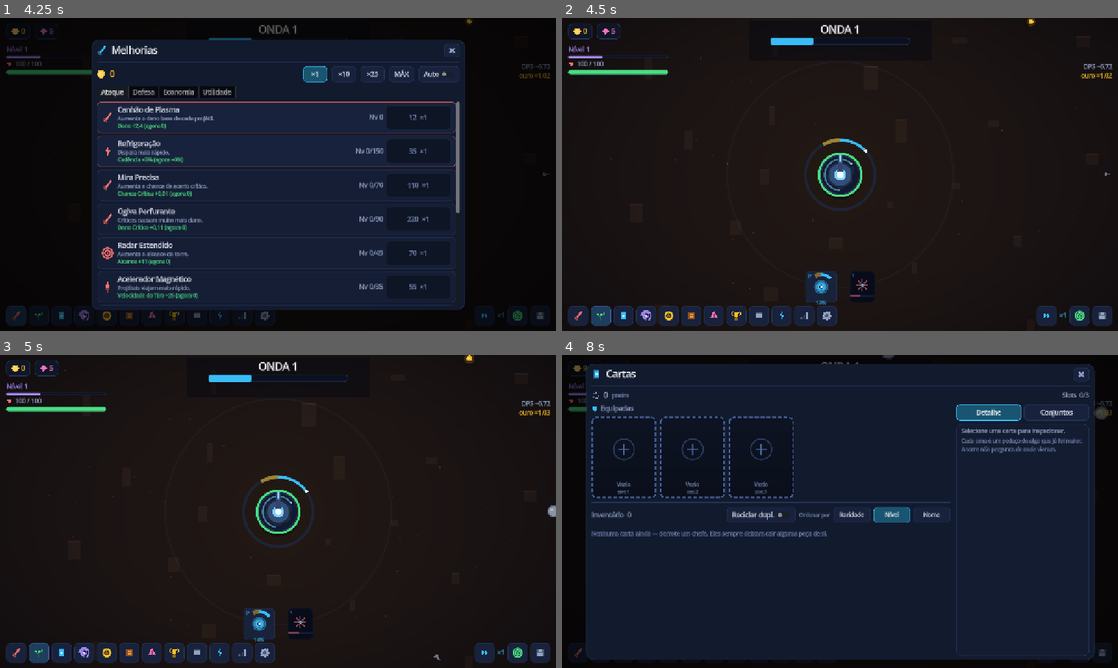
Above: before the commit, frames 1-4 (two rows, left to right).
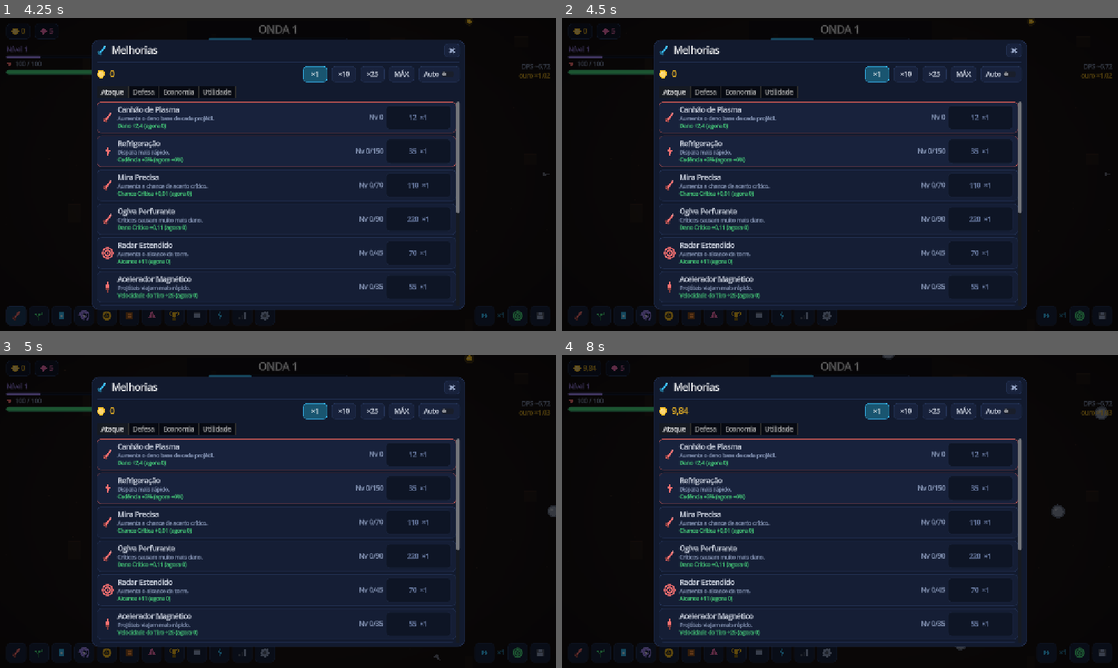
Above: after the commit, the same moments.

Repository: joabcostamd/joabcostamd
Game: Godot game, scene res://scenes/main.tscn
Two runs of this game, one before a commit and one after it. Both use one fixed random seed, a clock stepped at 60 frames per second and the inputs below.
Inputs (mouse positions are in pixels of both pictures, inside the frame that each line leads up to):
- Up to frame 1 (4.25 s): click (517, 315) at 0.5 s; click "COMEÇAR" at 1.25 s; click (261, 287) at 2 s; click "1" at 2.75 s; click (16, 315) at 3.52 s
- Up to frame 2 (4.5 s): click (600, 315) at 4.27 s
- Up to frame 3 (5 s): no input
- Up to frame 4 (8 s): click (623, 652) at 5.02 s; click (890, 514) at 5.75 s, where only the run before the commit has a clickable "Nível"; click (645, 652) at 6.52 s; click (667, 652) at 7.27 s

Frame 1 is identical in both runs. In frame 2, 54% of the frame differs, in the area x 1-99%, y 0-99%; in frame 3, 54%, in the area x 1-100%, y 0-99%; in frame 4, 37%.

Commit message:
fix: 82 dicas escritas no vazio, o grafico que lia um array que ninguem escrevia, e mais tres promessas mudas
Cinco achados de gravidade media da segunda volta da auditoria, todos do mesmo
tipo: a coisa esta escrita, aparece na tela, e o codigo nunca a le.

1. Toda dica posta em rotulo estava morta (82 delas)
   `tooltip_text` num no que nao recebe mouse e decoracao: a dica nunca abre. O
   padrao do Label no Godot e `MOUSE_FILTER_IGNORE`, `UI.rotulo` devolve Label,
   e as caixas do HUD e dos paineis sao IGNORE de proposito para nao roubar
   clique do campo — entao ancestral tambem engolia o evento. Entre as mortas
   estavam as duas UNICAS explicacoes de numero do HUD (multiplicador de ouro e
   adaptacao). Agora `UI.rotulo` devolve PASS, e uma varredura roda quando o
   HUD e cada painel terminam de montar, subindo de cada no com dica ate a raiz
   e trocando IGNORE por PASS. PASS, e nao STOP: o no passa a receber o evento
   sem tirar de quem esta atras. Quem nao tem dica nao e tocado.

2. O grafico do painel Estatisticas lia um array que nada escrevia
   `stats.historico` era declarado no estado e lido pelo painel, e nenhum
   arquivo do projeto dava append nele: o grafico dizia "sem amostras" para
   sempre. Agora o jogo amostra {tempo, onda} a cada 15 s e, ao encher 400
   pontos, joga fora um ponto sim outro nao — a curva cobre a run inteira sem o
   array crescer para sempre dentro do save.

3. Desligar "Flashes" nao desligava as vinhetas de perigo
   A opcao se chama, literalmente, "Claroes e vinhetas de perigo". So o clarao
   do Juice a consultava: a vinheta vermelha pulsante cobria a tela inteira e o
   banner de chefe/prestigio piscava por cima, os dois sem perguntar nada. E
   com movimento reduzido a vinheta continua avisando, so que parada — quem
   liga a opcao nao pode perder a informacao junto com a animacao.

4. Os tres eventos "unicos" voltavam depois de 60 eventos
   A memoria de "ja vi" era o historico rolante, cortado em 60. Os tres eventos
   marcados `unico` sao os beats de lore da torre, e como sao os de maior peso
   do arquivo, voltavam ao sorteio logo depois de sair da janela. Agora tem
   lista propria, imune ao corte — com leitura do historico antigo para o save
   de quem ja jogou nao esquecer o que viu.

5. Ligar o Modo Infinito desligava os eventos aleatorios
   O intervalo entre ondas ia a zero, e o estado "intervalo" — que o sorteio de
   eventos exige — durava exatamente um tique de fisica. O ultimo no do Eter
   apagava os eventos do jogo inteiro sem dizer nada. O respiro agora e curto
   (0,35 s), nao inexistente.

Testes: 299 -> 311.

Co-Authored-By: Claude Opus 5 <noreply@anthropic.com>
Claude-Session: https://claude.ai/code/session_01KjywRohvpoYfEskZwwMkww

Diff:
--- a/torre-eterna/scripts/render/view_flash.gd
+++ b/torre-eterna/scripts/render/view_flash.gd
@@ -71,12 +71,24 @@
 		campo.juice.desenhar_flash(self, tam)
 	if jogo == null or not jogo.iniciado:
 		return
+	# A opção se chama, literalmente, "Clarões e vinhetas de perigo" — mas só o
+	# clarão do Juice a consultava. A vinheta pulsante de perigo cobria a tela
+	# inteira e o banner de chefe/prestígio piscava por cima, os dois sem
+	# perguntar nada a ninguém: desligar "Flashes" não desligava nem um nem
+	# outro. Agora os três obedecem à mesma chave.
+	var pode_piscar := bool(Cfg.get_v("flashes", true))
+	if not pode_piscar:
+		return
 	_desenhar_banner(tam)
 	# vinheta vermelha quando a torre está em perigo
 	var torre: Dictionary = jogo.s["torre"]
 	var frac := Big.frac(torre["vida"], torre["vida_max"])
 	if frac < 0.35 and bool(torre["viva"]):
-		var forca := (1.0 - frac / 0.35) * (0.28 + sin(t * 5.0) * 0.08)
+		# Com movimento reduzido a vinheta continua avisando do perigo, só que
+		# parada: quem liga a opção não pode perder a informação junto com a
+		# animação. Sem o seno, dois quadros seguidos saem idênticos.
+		var pulso := sin(t * 5.0) * 0.08 if not bool(Cfg.get_v("movimento_reduzido", false)) else 0.0
+		var forca := (1.0 - frac / 0.35) * (0.28 + pulso)
 		var passos := 6
 		for i in passos:
 			var f := float(i) / float(passos)
--- a/torre-eterna/scripts/sim/events_sim.gd
+++ b/torre-eterna/scripts/sim/events_sim.gd
@@ -113,10 +113,18 @@
 	var s: Dictionary = j.s
 	var ev := estado(s)
 	var hist: Array = ev["historico"]
+	# Memória dos `unico`: lista própria, imune ao corte do histórico.
 	var ja_vistos := {}
+	for visto in ev.get("unicos_vistos", []):
+		ja_vistos[str(visto)] = true
+	# Retrocompatibilidade com save antigo, que só tinha o histórico: o que
+	# estiver lá e for `unico` continua contando como visto.
 	for item in hist:
 		var h: Dictionary = item
-		ja_vistos[str(h.get("id", ""))] = true
+		var hid := str(h.get("id", ""))
+		var hdef: Dictionary = Dados.evento_por_id.get(hid, {})
+		if bool(hdef.get("unico", false)):
+			ja_vistos[hid] = true
 	var recentes: Array = []
 	for i in range(maxi(0, hist.size() - MEMORIA), hist.size()):
 		var h2: Dictionary = hist[i]
@@ -189,6 +197,14 @@
 	})
 	while hist.size() > HISTORICO_MAX:
 		hist.pop_front()
+
+	# Um evento `unico` sai do pool para sempre — por isso a memória dele não
+	# pode morar num array que é cortado.
+	if bool(def.get("unico", false)):
+		var vistos: Array = ev.get("unicos_vistos", [])
+		if not vistos.has(evento_id):
+			vistos.append(evento_id)
+		ev["unicos_vistos"] = vistos
 
 	ev["ativo"] = ""
 	reagendar(j)
--- a/torre-eterna/scripts/sim/game.gd
+++ b/torre-eterna/scripts/sim/game.gd
@@ -273,12 +273,39 @@
 		tempo_amostra = 0.0
 		Progresso.checar_conquistas(self)
 		Progresso.checar_missoes(self)
+		_amostrar_historico()
 
 	# autosave
 	tempo_autosave += dt
 	if tempo_autosave >= float(Cfg.get_v("autosave_seg", 20.0)):
 		tempo_autosave = 0.0
 		salvar()
+
+## Ponto na curva de progresso da run, para o gráfico do painel Estatísticas.
+##
+## `stats.historico` era declarado no estado e LIDO pelo painel, e nada no jogo
+## escrevia nele: o gráfico mostrava "sem amostras" para sempre. Amostra a cada
+## 15 s de jogo e, ao encher, joga fora um ponto sim outro não — assim a curva
+## cobre a run inteira sem o array crescer para sempre dentro do save.
+const HISTORICO_PONTOS := 400
+const HISTORICO_INTERVALO := 15.0
+
+func _amostrar_historico() -> void:
+	var st: Dictionary = s["stats"]
+	var hist: Array = st.get("historico", [])
+	var t := float(st["tempo_total"])
+	if not hist.is_empty():
+		var ultimo: Dictionary = hist[hist.size() - 1]
+		if t - float(ultimo.get("t", 0.0)) < HISTORICO_INTERVALO:
+			return
+	hist.append({"t": t, "onda": int(s["onda"])})
+	if hist.size() > HISTORICO_PONTOS:
+		var ralo: Array = []
+		for i in hist.size():
+			if i % 2 == 0 or i == hist.size() - 1:
+				ralo.append(hist[i])
+		hist = ralo
+	st["historico"] = hist
 
 ## ========================================================= callbacks ====
 
--- a/torre-eterna/scripts/sim/game_state.gd
+++ b/torre-eterna/scripts/sim/game_state.gd
@@ -75,7 +75,11 @@
 			"rerrolagens_usadas": 0,
 		},
 		"desafios": {"ativo": "", "completos": {}, "tentativas": {}},
-		"eventos": {"ativo": "", "historico": [], "proximo_em": 180.0},
+		# `unicos_vistos` precisa viver FORA do histórico: o histórico é rolante
+		# (corta em 60) e era ele que servia de memória do "já vi". Os três
+		# eventos de lore da torre voltavam ao sorteio assim que saíam da
+		# janela — e como são os de maior peso do arquivo, voltavam logo.
+		"eventos": {"ativo": "", "historico": [], "proximo_em": 180.0, "unicos_vistos": []},
 		"temporada": {"id": 0, "xp": 0, "nivel": 0, "coletadas": []},
 
 		"prestigio": {
--- a/torre-eterna/scripts/sim/waves.gd
+++ b/torre-eterna/scripts/sim/waves.gd
@@ -118,13 +118,22 @@
 	j.recompensa_de_onda(int(s["onda"]))
 	Bus.onda_limpa.emit(int(s["onda"]), float(s["tempo_na_onda"]))
 	estado = "intervalo"
-	# No Modo Infinito não existe respiro entre ondas: a próxima começa no
-	# quadro seguinte e o combate nunca para.
+	# No Modo Infinito o respiro é curto, não inexistente.
+	#
+	# Era `timer = 0.0`, e o estado "intervalo" durava exatamente UM tique de
+	# física. `Eventos._momento_bom` exige esse estado, e o relógio de eventos
+	# só o consulta no quadro em que zera — a chance de coincidir com aquele
+	# único quadro é perto de nada. Ligar o Modo Infinito, que é o último nó do
+	# Éter, desligava os eventos aleatórios do jogo inteiro sem dizer nada.
 	if bool(s.get("modo_infinito", false)):
-		timer = 0.0
+		timer = INTERVALO_INFINITO
 	else:
 		timer = 1.6 if bool(s["em_chefe"]) else intervalo_entre_ondas
 	chefe_atual = null
+
+## Respiro entre ondas no Modo Infinito: curto o bastante para o combate
+## parecer contínuo, longo o bastante para o sorteio de eventos enxergar.
+const INTERVALO_INFINITO := 0.35
 
 func reiniciar_onda(penalidade: int = 1) -> void:
 	var s: Dictionary = j.s
--- a/torre-eterna/scripts/ui/hud.gd
+++ b/torre-eterna/scripts/ui/hud.gd
@@ -43,6 +43,7 @@
 	set_anchors_and_offsets_preset(Control.PRESET_FULL_RECT)
 	mouse_filter = Control.MOUSE_FILTER_IGNORE
 	_construir()
+	UI.liberar_dicas(self)
 	Bus.nivel_subiu.connect(func(_n, _p): _pulsar_nivel())
 	Bus.habilidade_pronta.connect(_ao_hab_pronta)
 	Bus.ui_atualizar.connect(func(_c): _reconstruir_habilidades())
@@ -360,6 +361,8 @@
 		pb.mouse_filter = Control.MOUSE_FILTER_IGNORE
 		b.add_child(pb)
 		botoes_hab[id] = {"botao": b, "barra": pb}
+	# nos novos entram com as dicas fechadas de fabrica
+	UI.liberar_dicas(caixa_hab)
 
 func _desc_hab(def: Dictionary, nivel: int) -> String:
 	var d := Ux.txt(def, "desc", Cfg.ingles())
--- a/torre-eterna/scripts/ui/panel_base.gd
+++ b/torre-eterna/scripts/ui/panel_base.gd
@@ -24,6 +24,10 @@
 	_montar_janela()
 	montar(corpo)
 	atualizar()
+	# As caixas do painel sao IGNORE de proposito, e ancestral IGNORE engole o
+	# evento antes de chegar ao no com a dica: sem esta passada, dica escrita em
+	# rotulo nunca abre.
+	UI.liberar_dicas(self)
 	UI.saltar(janela, 1.04)
 
 ## Sobrescreva para definir título/tamanho.
--- a/torre-eterna/scripts/ui/ui_kit.gd
+++ b/torre-eterna/scripts/ui/ui_kit.gd
@@ -162,7 +162,41 @@
 		l.add_theme_color_override("font_outline_color", cor.darkened(0.6))
 		l.add_theme_constant_override("outline_size", 0)
 	l.vertical_alignment = VERTICAL_ALIGNMENT_CENTER
+	# O padrão do Label no Godot é `MOUSE_FILTER_IGNORE`, e é por aqui que sai
+	# quase todo texto do jogo. Com IGNORE o nó nunca recebe o mouse, e
+	# `tooltip_text` posto nele vira decoração: a dica não abre nunca. PASS (e
+	# não STOP) porque o rótulo passa a receber o evento sem tirá-lo de quem
+	# está atrás — nada que já funcionava para de funcionar.
+	l.mouse_filter = Control.MOUSE_FILTER_PASS
 	return l
+
+## Faz toda dica da subárvore ser alcançável pelo mouse.
+##
+## `tooltip_text` num nó que não recebe mouse é decoração: a dica nunca abre. E
+## não basta o nó — um ancestral `MOUSE_FILTER_IGNORE` engole o evento antes de
+## ele descer. As caixas do HUD e dos painéis são IGNORE de propósito (para não
+## roubar clique do campo), então quem escrevia uma dica ali escrevia no vazio.
+## Esta varredura sobe de cada nó com dica até a raiz e troca IGNORE por PASS —
+## PASS recebe o evento e continua passando adiante, então nada que já
+## funcionava para de funcionar. Roda uma vez, quando a tela termina de montar.
+static func liberar_dicas(raiz: Node) -> int:
+	var abertos := 0
+	for no in _com_dica(raiz):
+		var atual: Node = no
+		while atual != null and atual != raiz.get_parent():
+			if atual is Control and (atual as Control).mouse_filter == Control.MOUSE_FILTER_IGNORE:
+				(atual as Control).mouse_filter = Control.MOUSE_FILTER_PASS
+				abertos += 1
+			atual = atual.get_parent()
+	return abertos
+
+static func _com_dica(no: Node) -> Array:
+	var out: Array = []
+	if no is Control and str((no as Control).tooltip_text) != "":
+		out.append(no)
+	for filho in no.get_children():
+		out.append_array(_com_dica(filho))
+	return out
 
 static func titulo(texto: String, tamanho: int = 22) -> Label:
 	var l := rotulo(texto, tamanho, Color.WHITE)
--- a/torre-eterna/tools/suites/testes.gd
+++ b/torre-eterna/tools/suites/testes.gd
@@ -44,6 +44,8 @@
 	t_mecanicas()
 	t_eventos()
 	t_acessibilidade()
+	t_longo_prazo()
+	t_dicas()
 	t_audio()
 	t_save()
 	t_offline()
@@ -968,6 +970,101 @@
 		out.append(f / 12.92 if f <= 0.03928 else pow((f + 0.055) / 1.055, 2.4))
 	return 0.2126 * out[0] + 0.7152 * out[1] + 0.0722 * out[2]
 
+## Dica escrita e inalcancavel e dica que nunca abre. O padrao do Label no
+## Godot e IGNORE, `UI.rotulo` devolve Label, e as caixas do HUD e dos paineis
+## sao IGNORE de proposito: eram 82 dicas escritas no vazio, incluindo as duas
+## unicas explicacoes de numero do HUD.
+func t_dicas() -> void:
+	g("Dicas")
+	var raiz := Control.new()
+	raiz.mouse_filter = Control.MOUSE_FILTER_IGNORE
+	var caixa := UI.hbox(4)
+	caixa.mouse_filter = Control.MOUSE_FILTER_IGNORE
+	raiz.add_child(caixa)
+	var lbl := UI.rotulo("x", 12)
+	caixa.add_child(lbl)
+	ok("rotulo do UI recebe mouse", lbl.mouse_filter != Control.MOUSE_FILTER_IGNORE)
+
+	lbl.tooltip_text = "explicacao"
+	var abertos := UI.liberar_dicas(raiz)
+	ok("a varredura abre o caminho ate a raiz", abertos >= 2, "%d nos abertos" % abertos)
+	var travado := false
+	var atual: Node = lbl
+	while atual != null:
+		if atual is Control and (atual as Control).mouse_filter == Control.MOUSE_FILTER_IGNORE:
+			travado = true
+		atual = atual.get_parent()
+	ok("nenhum ancestral engole o evento", not travado)
+
+	# sem dica, nada e mexido: a varredura nao pode roubar clique do campo
+	var raiz2 := Control.new()
+	raiz2.mouse_filter = Control.MOUSE_FILTER_IGNORE
+	var mudo := Control.new()
+	mudo.mouse_filter = Control.MOUSE_FILTER_IGNORE
+	raiz2.add_child(mudo)
+	ok("sem dica a varredura nao mexe em nada", UI.liberar_dicas(raiz2) == 0)
+	ok("no sem dica continua ignorando", mudo.mouse_filter == Control.MOUSE_FILTER_IGNORE)
+	raiz.free()
+	raiz2.free()
+
+## ----------------------------------------------- promessas de longo prazo
+func t_longo_prazo() -> void:
+	g("Longo prazo")
+	# O grafico do painel Estatisticas lia `stats.historico` e NADA no jogo
+	# escrevia nele: mostrava "sem amostras" para sempre.
+	jogo.s["stats"]["historico"] = []
+	jogo.s["stats"]["tempo_total"] = 0.0
+	for i in 400:
+		jogo.s["stats"]["tempo_total"] = float(i) * 16.0
+		jogo._amostrar_historico()
+	var h: Array = jogo.s["stats"]["historico"]
+	ok("o jogo amostra a curva da run", h.size() >= 2, "%d pontos" % h.size())
+	ok("ponto tem tempo e onda", h[0] is Dictionary and h[0].has("t") and h[0].has("onda"))
+	# chamar de novo sem o tempo andar nao pode criar ponto
+	var n_antes: int = jogo.s["stats"]["historico"].size()
+	jogo._amostrar_historico()
+	jogo._amostrar_historico()
+	ok("nao amostra duas vezes no mesmo instante", jogo.s["stats"]["historico"].size() == n_antes,
+		"%d -> %d" % [n_antes, jogo.s["stats"]["historico"].size()])
+	# e nao cresce para sempre dentro do save
+	for i in 4000:
+		jogo.s["stats"]["tempo_total"] = 6400.0 + float(i) * 16.0
+		jogo._amostrar_historico()
+	ok("historico tem teto", jogo.s["stats"]["historico"].size() <= jogo.HISTORICO_PONTOS,
+		"%d pontos" % jogo.s["stats"]["historico"].size())
+
+	# Os eventos `unico` sao os beats de lore da torre. A memoria de "ja vi" era
+	# o historico rolante, cortado em 60: eles voltavam ao sorteio assim que
+	# saiam da janela — e como sao os de maior peso, voltavam logo.
+	var unicos: Array = []
+	for e_def in Dados.eventos:
+		if bool(e_def.get("unico", false)):
+			unicos.append(str(e_def.get("id", "")))
+	ok("existem eventos unicos", not unicos.is_empty(), "%d" % unicos.size())
+	if not unicos.is_empty():
+		var ev: Dictionary = Eventos.estado(jogo.s)
+		ev["unicos_vistos"] = []
+		ev["historico"] = []
+		ev["unicos_vistos"].append(unicos[0])
+		# enche o historico bem alem do corte
+		for i in 200:
+			ev["historico"].append({"id": "ruido_%d" % i, "onda": 1})
+		while ev["historico"].size() > Eventos.HISTORICO_MAX:
+			ev["historico"].pop_front()
+		jogo.s["onda_maxima_global"] = 9999
+		var voltou := false
+		for i in 300:
+			var sorteado := Eventos.sortear(jogo)
+			if str(sorteado.get("id", "")) == unicos[0]:
+				voltou = true
+				break
+		ok("evento unico nao volta depois do corte do historico", not voltou, unicos[0])
+
+	# O Modo Infinito e o ultimo no do Eter, e zerar o intervalo entre ondas
+	# desligava os eventos aleatorios: o estado "intervalo" durava um quadro.
+	ok("modo infinito tem respiro de verdade", Diretor.INTERVALO_INFINITO > 1.0 / 60.0,
+		"%.3f s" % Diretor.INTERVALO_INFINITO)
+
 func t_audio() -> void:
 	g("Áudio")
 	var cat: Dictionary = Sfx.catalogo()
